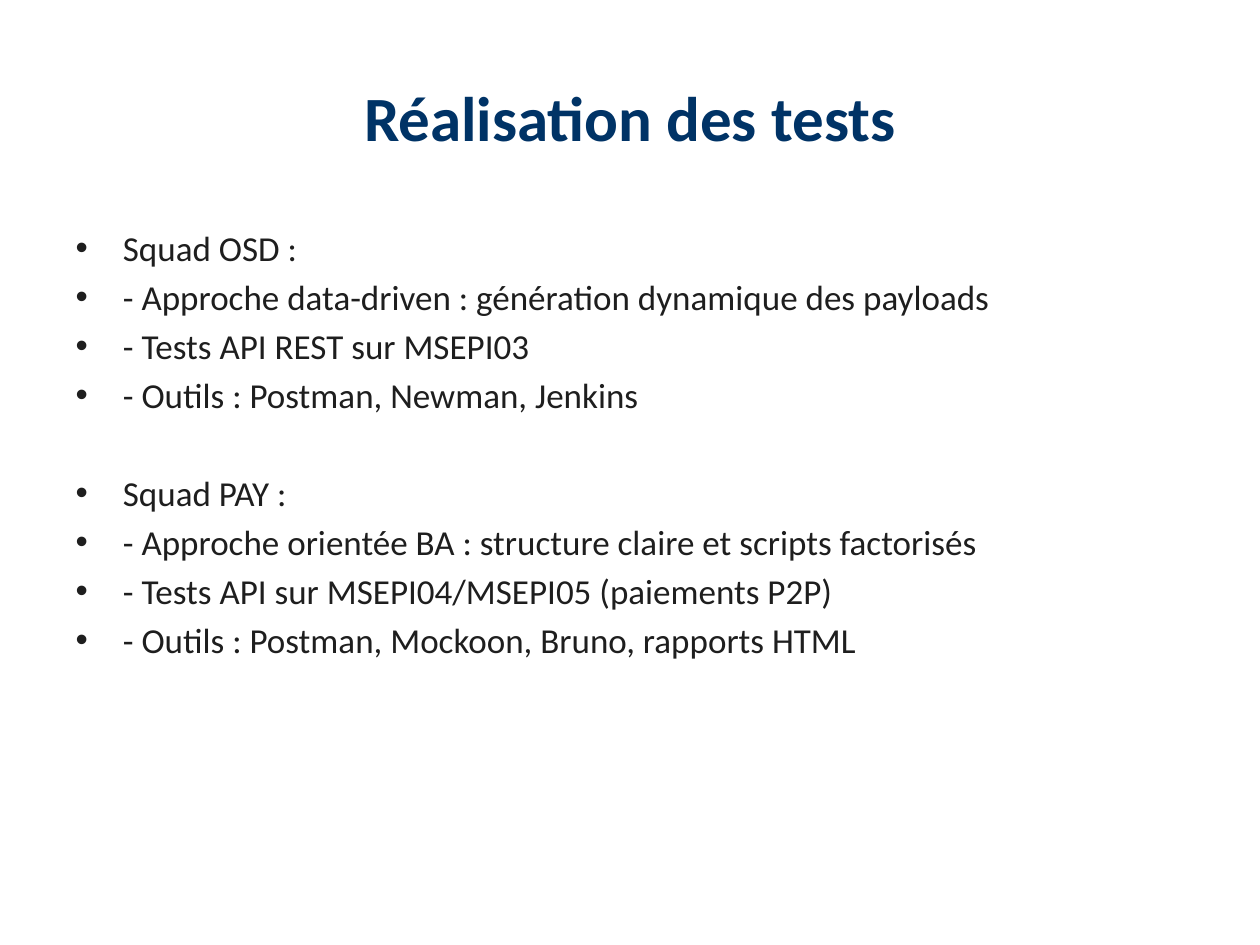
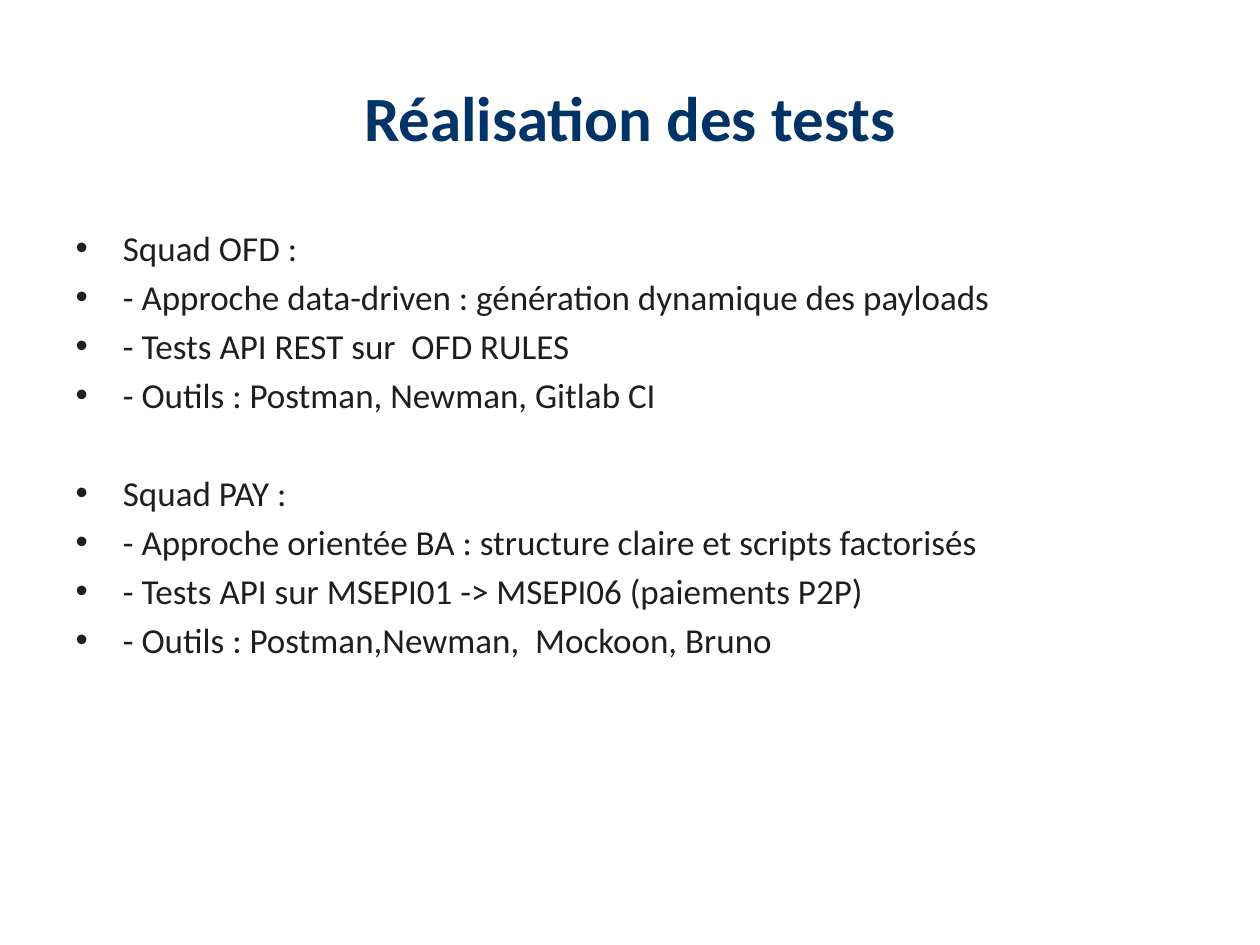
Before and after one commit to ranyach/DRAFTS, a slide deck: slide 3 of Présentation_Automatisation_Tests_LCL.pptx. Drawn at 1260x945 pixels with LibreOffice and Linux fonts; fonts in the diff are those of the drawing. Boxes give left, top, right and bottom in pixels: in the first picture for what was removed or moved away, otherwise in the second. Text is boxed around its words. In the diff, an @@ line names an element or a change of style, - is before the commit and + after.

```diff
--- a/Présentation_Automatisation_Tests_LCL.pptx
+++ b/Présentation_Automatisation_Tests_LCL.pptx
@@ text at [123, 236, 280, 267]: text changed @@
-• Squad OSD :
+• Squad OFD :
@@ text at [142, 336, 655, 413]: text changed @@
-• - Tests API REST sur MSEPI03
-• - Outils : Postman, Newman, Jenkins
+• - Tests API REST sur OFD RULES
+• - Outils : Postman, Newman, Gitlab CI
@@ text at [142, 578, 863, 658]: text changed @@
-• - Tests API sur MSEPI04/MSEPI05 (paiements P2P)
-• - Outils : Postman, Mockoon, Bruno, rapports HTML
+• - Tests API sur MSEPI01 -> MSEPI06 (paiements P2P)
+• - Outils : Postman,Newman, Mockoon, Bruno
```
Also in this commit, not shown: 3 other slides changed, 1 slide added.
